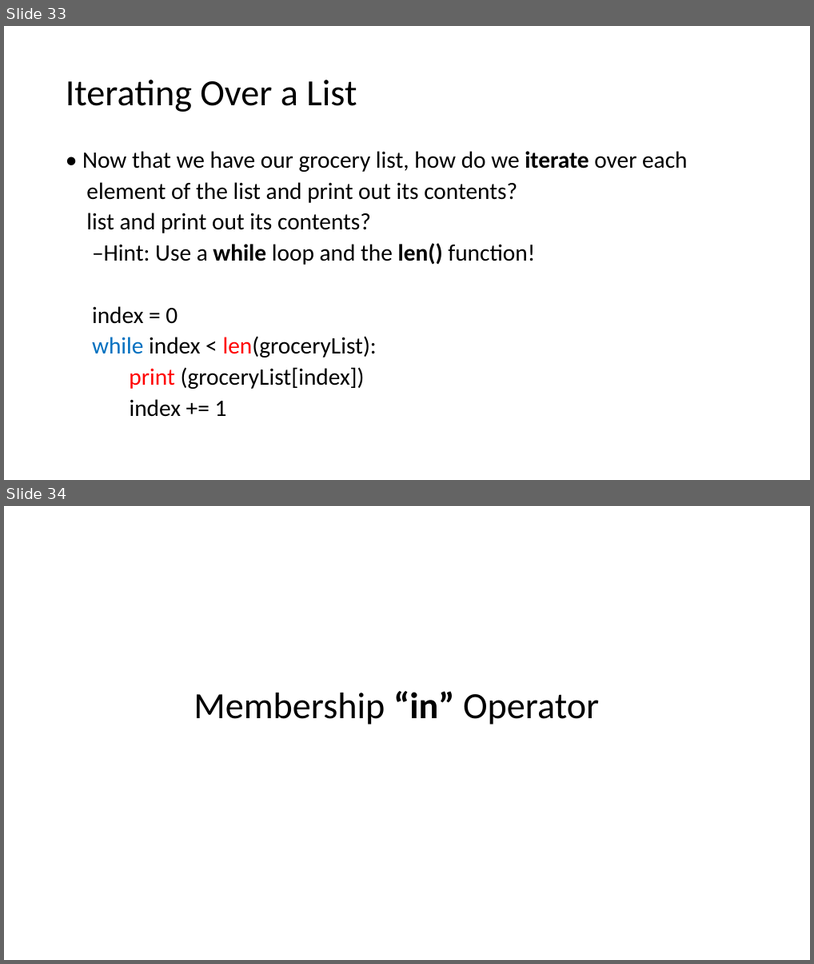
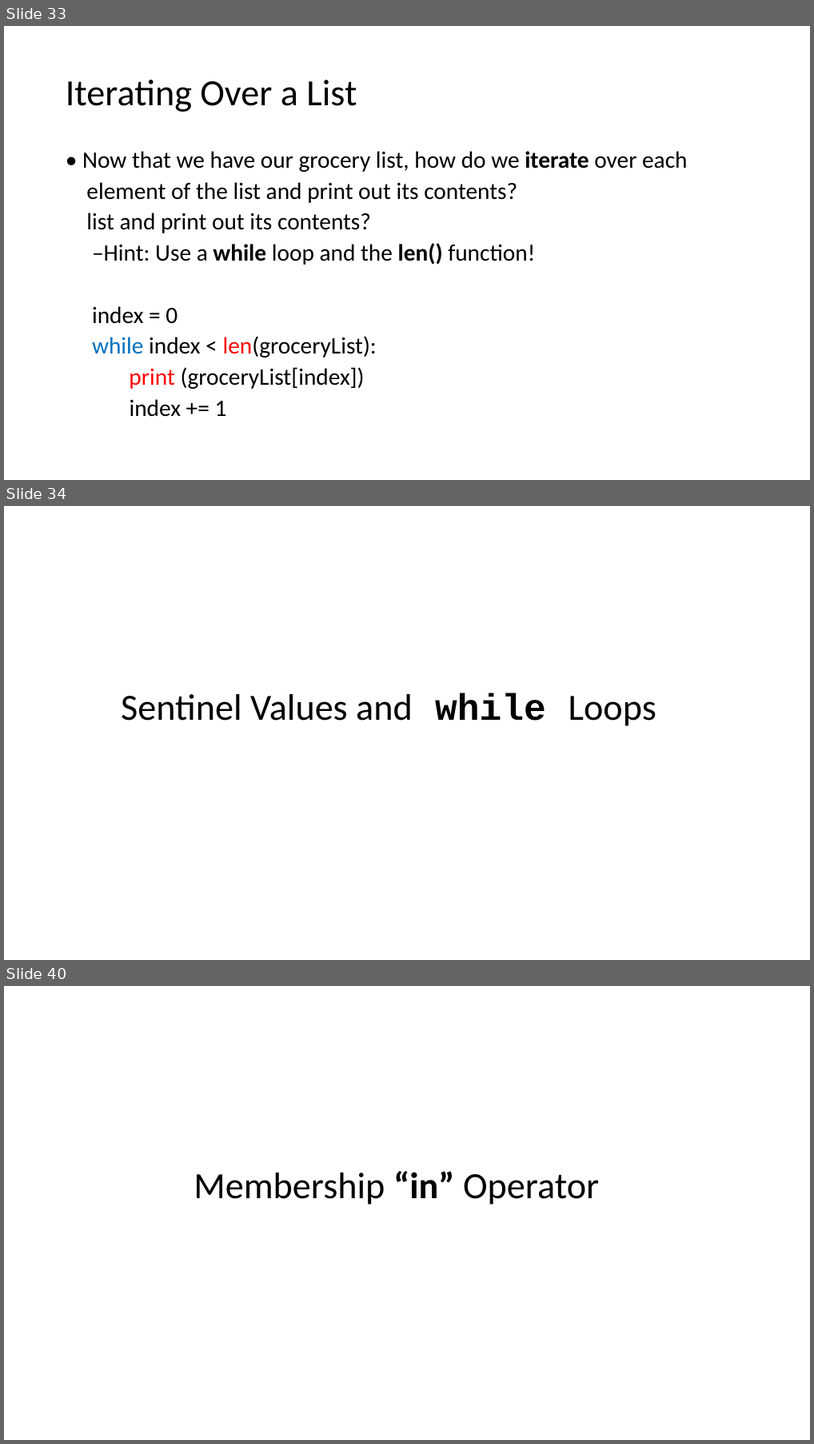
Before and after one commit to HKohin/Python-for-Upward-Bound-Program, a slide deck: PYTHON_8_Lists Part 1.pptx. Shown one above the other, each under a label of ours: slides 33 and 34 before the commit, slides 33, 34 and 40 after it; the slides between them are not shown. The pictures are 814x964 and 814x1444 pixels, drawn with LibreOffice and Linux fonts; fonts in the diff are those of the drawing. Boxes give left, top, right and bottom in pixels: in the first picture for what was removed or moved away, otherwise in the second. Text is boxed around its words. In the diff, an @@ line names an element or a change of style, - is before the commit and + after.

```diff
--- a/PYTHON_8_Lists Part 1.pptx
+++ b/PYTHON_8_Lists Part 1.pptx
@@ slide 34 added at [4,506,810,960], background #FFFFFF @@
@@ title added at [121,693,657,726], 44 pt, text #000000 @@
+Sentinel Values and while Loops
@@ what was slide 34 is now slide 40 @@
```
Also in this commit, not shown: 3 slides changed, 5 other slides added.
